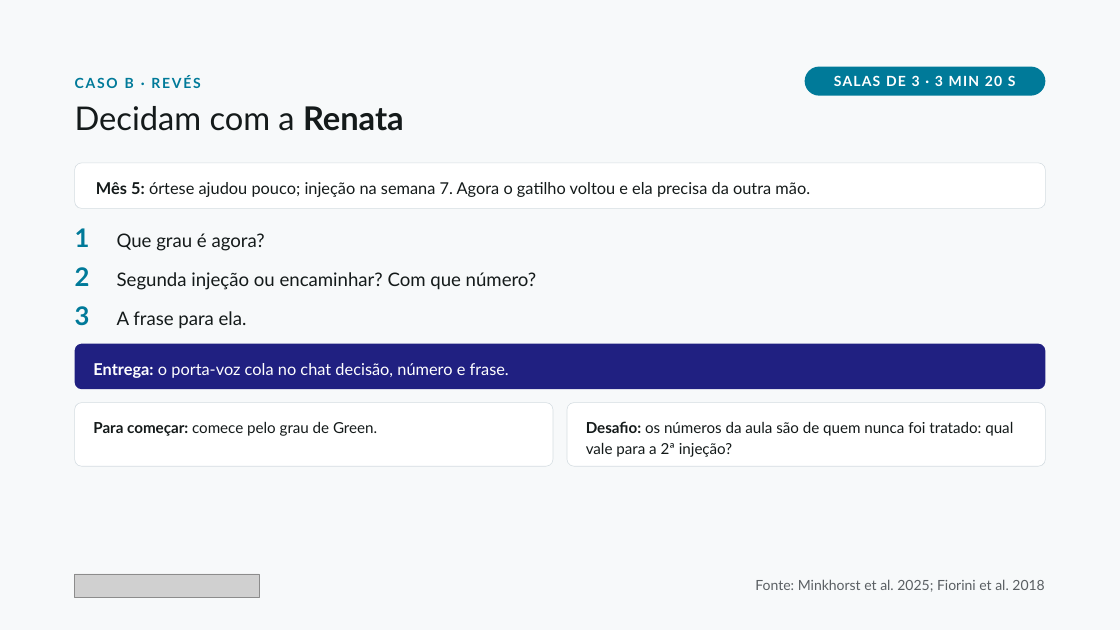
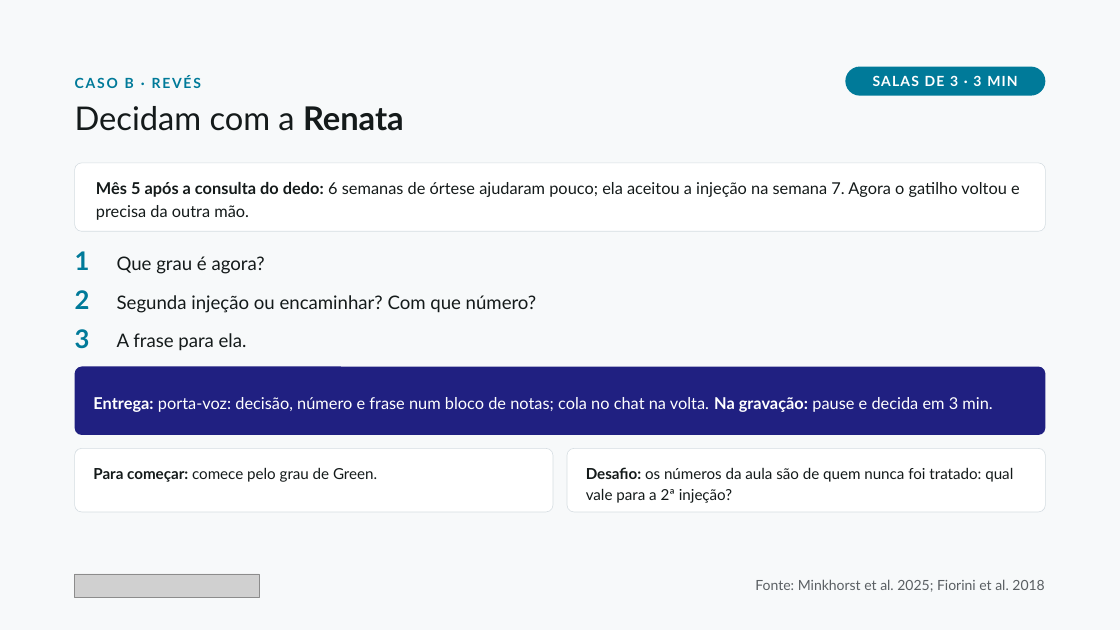
Before and after one commit to dossantosdanieel/illic, a slide deck: slide 18 of aulas/2026-11-cotovelo-medial-e-mao/04_aula/cotovelo-medial-e-mao.pptx. Drawn at 1120x630 pixels with LibreOffice and Linux fonts; fonts in the diff are those of the drawing; grey boxes stand for pictures. Boxes give left, top, right and bottom in pixels: in the first picture for what was removed or moved away, otherwise in the second. Text is boxed around its words. In the diff, an @@ line names an element or a change of style, - is before the commit and + after.

```diff
--- a/aulas/2026-11-cotovelo-medial-e-mao/04_aula/cotovelo-medial-e-mao.pptx
+++ b/aulas/2026-11-cotovelo-medial-e-mao/04_aula/cotovelo-medial-e-mao.pptx
@@ rounded rectangle "SALAS DE 3 · 3 ...": place and size @@
-rounded rectangle "SALAS DE 3 · 3 ..." at [805,66,1046,96]
+rounded rectangle "SALAS DE 3 · 3 ..." at [845,66,1045,96]
@@ text in rounded rectangle at [873,75,1017,86]: text changed @@
-SALAS DE 3 · 3 MIN 20 S
+SALAS DE 3 · 3 MIN
@@ rounded rectangle "Mês 5 após a consulta ...": place and size @@
-rounded rectangle "Mês 5 após a consulta ..." at [75,163,1046,208]
+rounded rectangle "Mês 5 após a consulta ..." at [75,163,1046,231]
@@ rounded rectangle "Mês 5 após a consulta ..." at [75,163,1046,231]: proportions changed @@
@@ text in rounded rectangle at [96,182,1020,220]: text changed @@
-Mês 5: órtese ajudou pouco; injeção na semana 7. Agora o gatilho voltou e ela precisa da outra mão.
+Mês 5 após a consulta do dedo: 6 semanas de órtese ajudaram pouco; ela aceitou a injeção na semana 7. Agora o gatilho voltou e precisa da outra mão.
@@ text "Que grau é agora?": place and size @@
-text "Que grau é agora?" at [117,233,265,251]
+text "Que grau é agora?" at [117,256,265,274]
@@ text "3": place and size @@
-text "3" at [75,306,90,326]
+text "3" at [75,329,90,349]
@@ 4 texts: place and size @@
-4 texts at [75,228,537,329]
+4 texts at [75,251,537,351]
@@ rounded rectangle "Entrega: porta-voz: decisão, número e ..." at [75,366,1046,434]: proportions changed @@
@@ rounded rectangle "Entrega: porta-voz: decisão, número e ...": place and size @@
-rounded rectangle "Entrega: porta-voz: decisão, número e ..." at [75,344,1046,389]
+rounded rectangle "Entrega: porta-voz: decisão, número e ..." at [75,366,1046,434]
@@ text in rounded rectangle at [93,397,992,412]: text changed @@
-Entrega: o porta-voz cola no chat decisão, número e frase.
+Entrega: porta-voz: decisão, número e frase num bloco de notas; cola no chat na volta. Na gravação: pause e decida em 3 min.
@@ rounded rectangle "Para começar: comece pelo grau ...": place and size @@
-rounded rectangle "Para começar: comece pelo grau ..." at [75,402,553,466]
+rounded rectangle "Para começar: comece pelo grau ..." at [75,449,553,513]
@@ rounded rectangle "Desafio: os números da aula ...": place and size @@
-rounded rectangle "Desafio: os números da aula ..." at [567,402,1045,466]
+rounded rectangle "Desafio: os números da aula ..." at [567,449,1045,513]
```
Also in this commit, not shown: 14 other slides changed, 9 other files.
